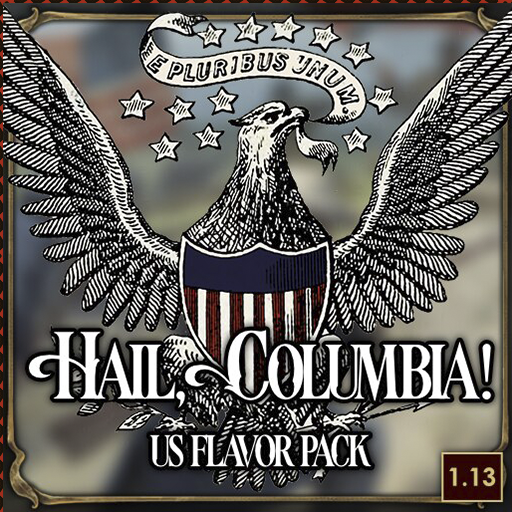
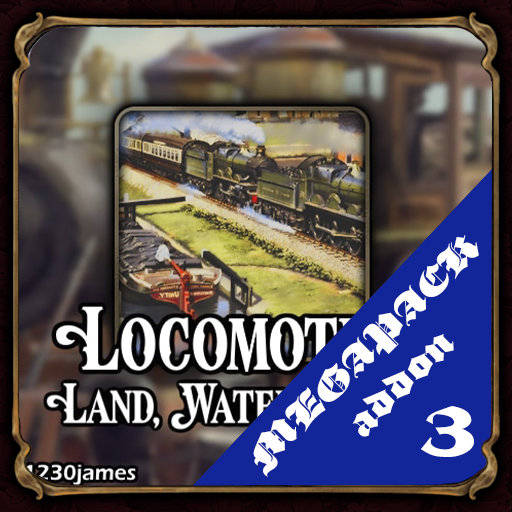
Layered file, before and after one edit (512 × 512). Changes by layer:
moved "Frame" above "3" over (0, 0, 512, 512)
hid "3" (1st of 2), painted on it over (3, 3, 512, 512)
hid "2", painted on it over (3, 3, 509, 509)
hid "1", painted on it over (0, 0, 512, 512)
renamed "2" to "3", painted on it over (414, 389, 485, 460)
renamed "MEGAPACK Addon" to "MEGAPACK addon", painted on it over (253, 235, 479, 477)
added layer "images.steamusercontent" above "TGR" over (0, 0, 499, 491)